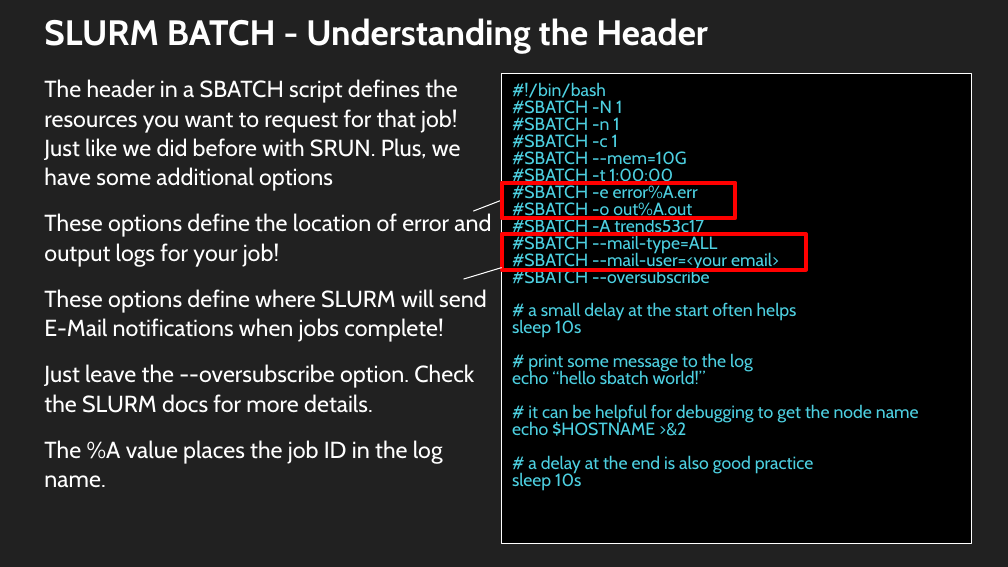
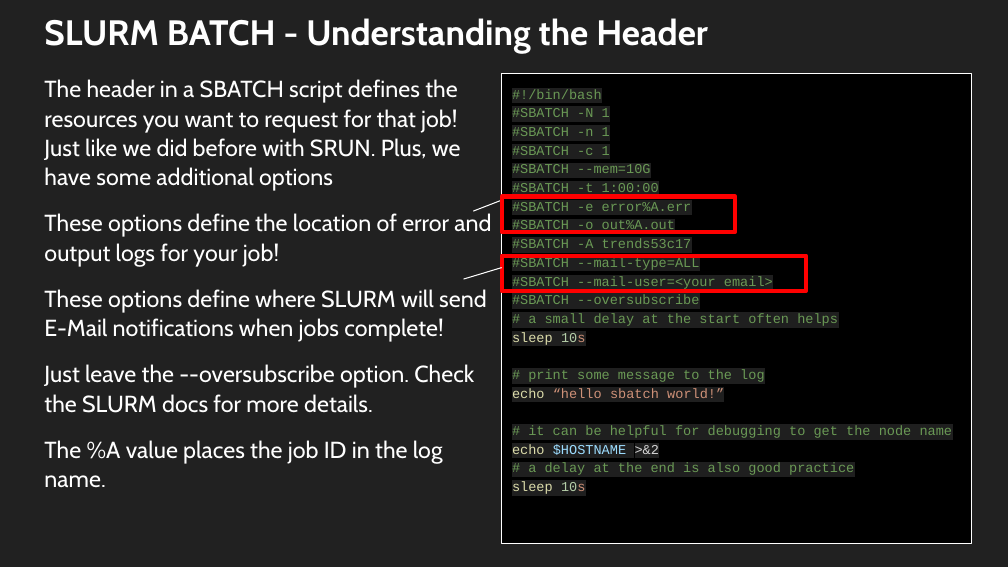
Before and after one commit to trendscenter/ClusterWorkshop, a slide deck: slide 40 of Introduction to the TReNDs Cluster.pptx. Drawn at 1008x567 pixels with LibreOffice and Linux fonts; fonts in the diff are those of the drawing. Boxes give left, top, right and bottom in pixels: in the first picture for what was removed or moved away, otherwise in the second. Text is boxed around its words. In the diff, an @@ line names an element or a change of style, - is before the commit and + after.

```diff
--- a/Introduction to the TReNDs Cluster.pptx
+++ b/Introduction to the TReNDs Cluster.pptx
@@ text at (x1=512, y1=89, x2=953, y2=494): text changed; size 12.6 to 9.7 pt; font Cabin to Courier New; text colour #4DD0E1 to #6A9955 @@
-#!/bin/bash
-#SBATCH -N 1
-#SBATCH -n 1
-#SBATCH -c 1
-#SBATCH --mem=10G
-#SBATCH -t 1:00:00
-#SBATCH -e error%A.err
-#SBATCH -o out%A.out
-#SBATCH -A trends53c17
-#SBATCH --mail-type=ALL
-#SBATCH --mail-user=<your email>
-#SBATCH --oversubscribe
-# a small delay at the start often helps
-sleep 10s
-# print some message to the log
-echo “hello sbatch world!”
-# it can be helpful for debugging to get the node name
-echo $HOSTNAME >&2
-# a delay at the end is also good practice
-sleep 10s
+#!/bin/bash
+#SBATCH -N 1
+#SBATCH -n 1
+#SBATCH -c 1
+#SBATCH --mem=10G
+#SBATCH -t 1:00:00
+#SBATCH -e error%A.err
+#SBATCH -o out%A.out
+#SBATCH -A trends53c17
+#SBATCH --mail-type=ALL
+#SBATCH --mail-user=<your email>
+#SBATCH --oversubscribe
+# a small delay at the start often helps
+sleep 10s
+# print some message to the log
+echo “hello sbatch world!”
+# it can be helpful for debugging to get the node name
+echo $HOSTNAME >&2
+# a delay at the end is also good practice
+sleep 10s
@@ rectangle moved from (x1=502, y1=182, x2=736, y2=218) to (x1=502, y1=197, x2=736, y2=232) @@
@@ rectangle moved from (x1=502, y1=235, x2=806, y2=270) to (x1=502, y1=256, x2=806, y2=291) @@
```
Also in this commit, not shown: 4 other slides changed, 1 other file.
